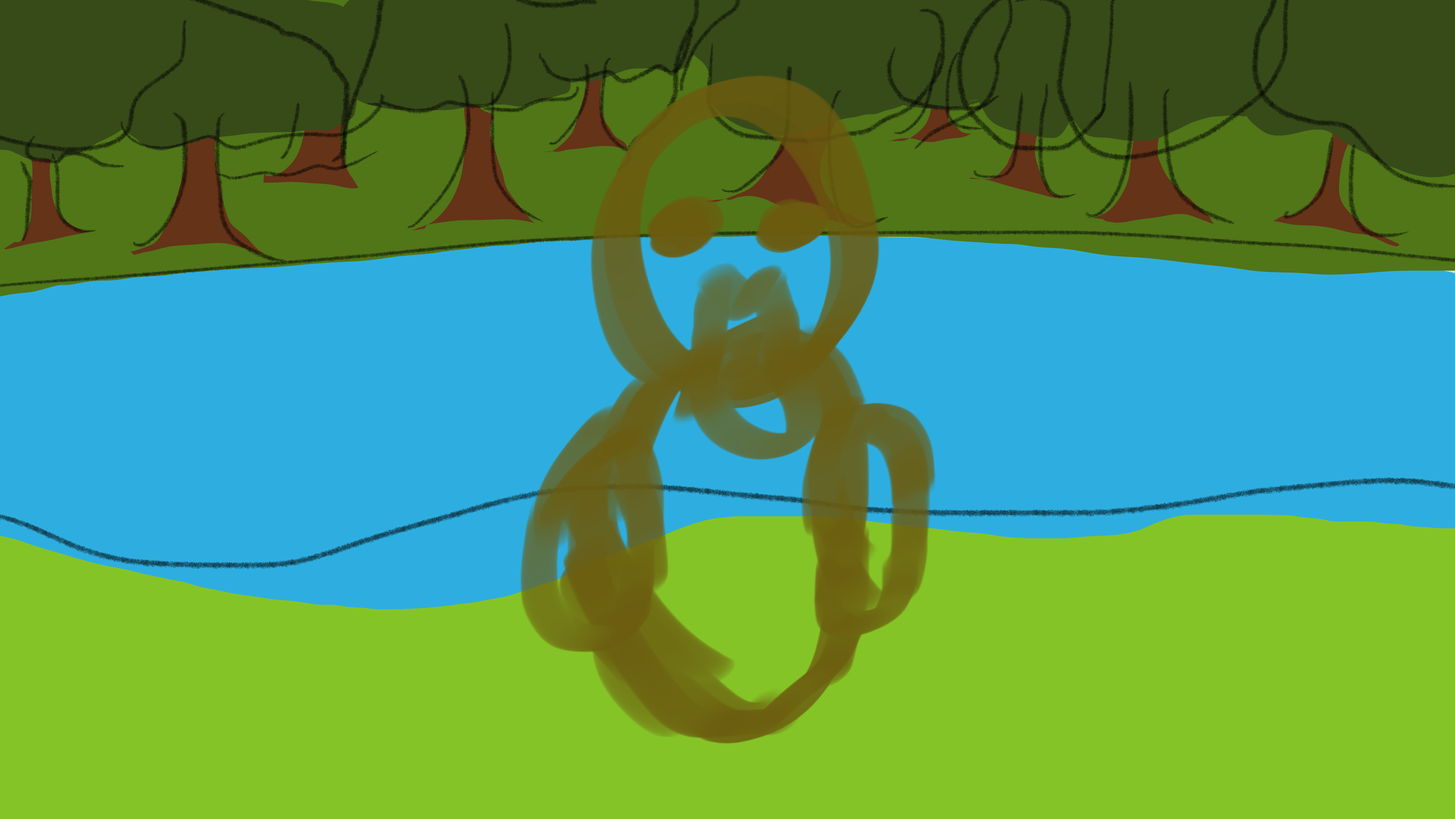
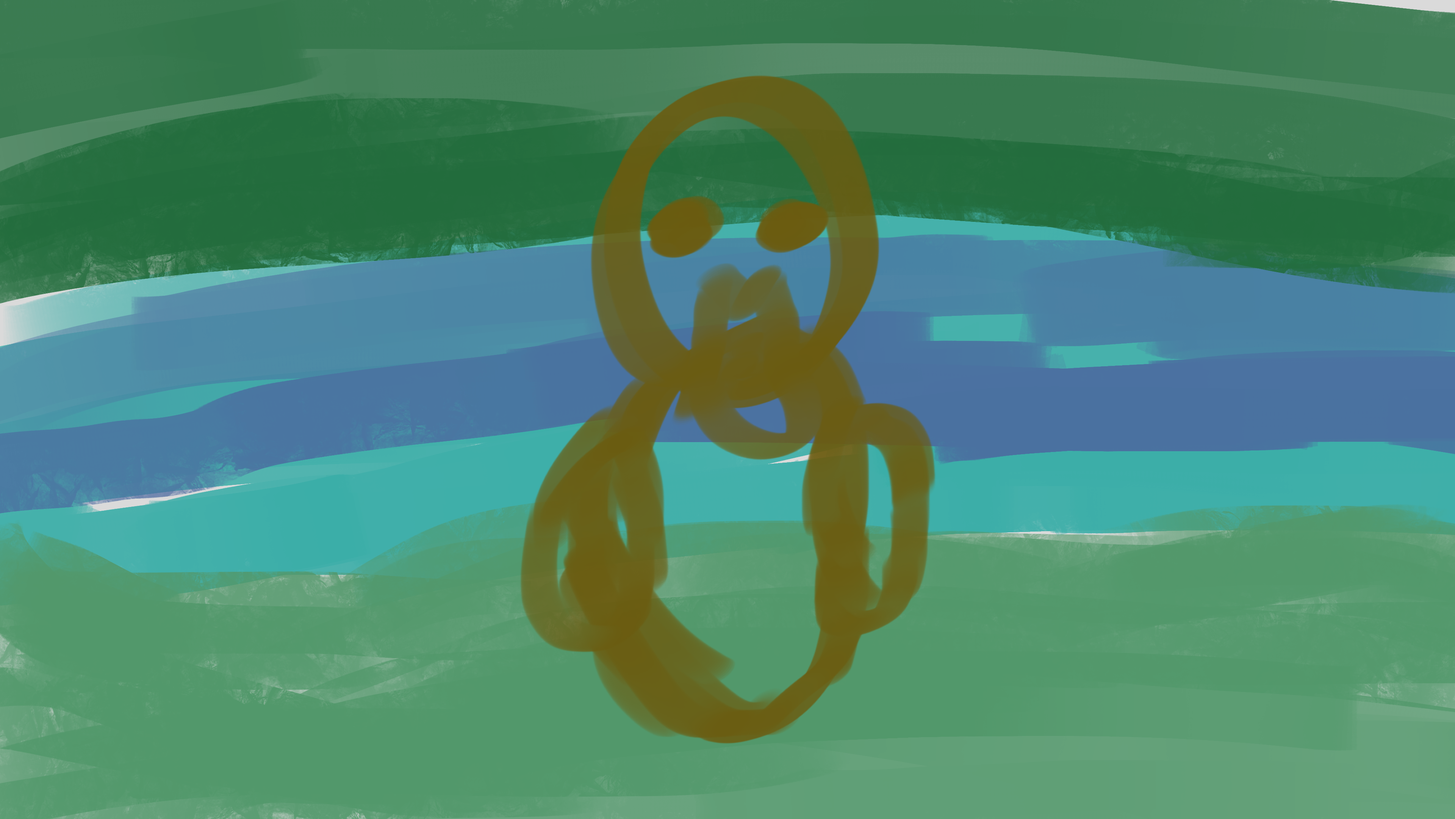
Two versions of the same layered image (w=1455, h=819). Layer-by-layer changes:
added layer "Layer 7" above "Layer 8" over <box>0,0,1455,819</box>
added layer "Layer 8" above "Ideia" over <box>0,191,1455,617</box>
moved "Layer 1" into group "Ideia" over <box>0,0,1455,570</box>
moved "Layer 5" into group "Ideia" over <box>0,0,1455,178</box>
moved "Layer 6" into group "Ideia" over <box>3,46,1400,256</box>
moved "Layer 4" into group "Ideia" over <box>0,0,1455,297</box>
moved "Layer 3" into group "Ideia" over <box>0,234,1455,610</box>
moved "Layer 2" into group "Ideia" over <box>0,494,1455,819</box>
